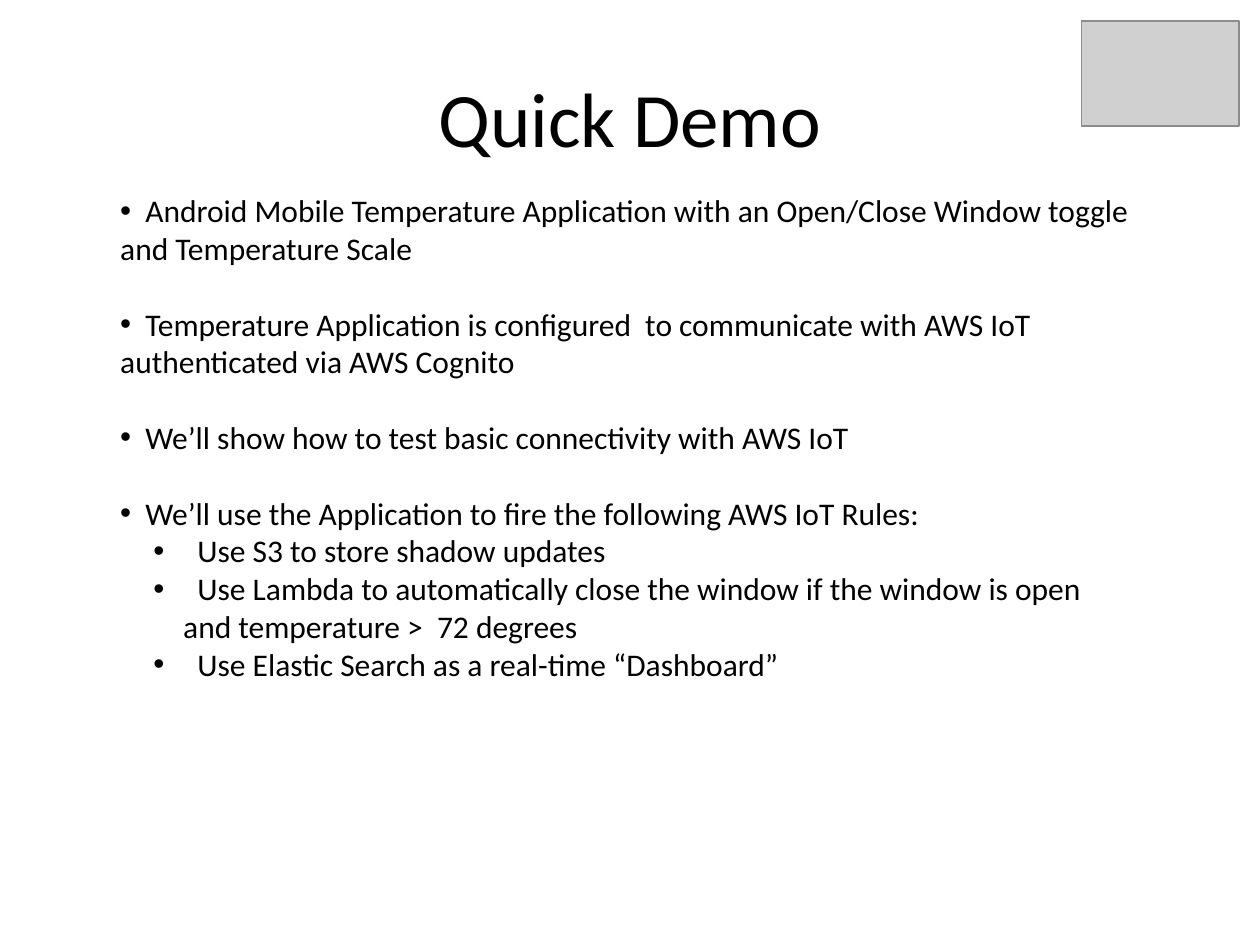
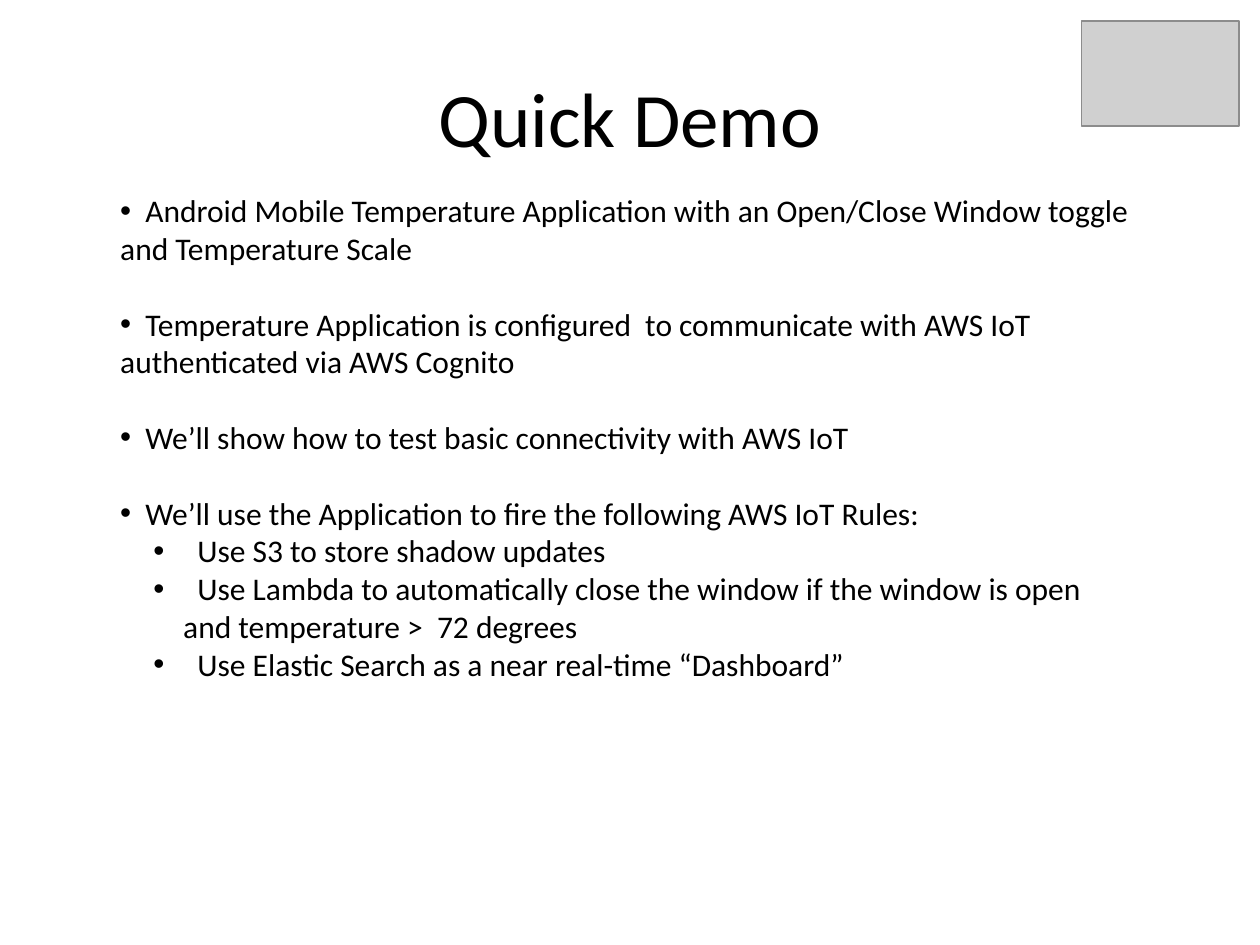
Before and after one commit to kskalvar/AWS-IoT-AndroidStudio, a slide deck: slide 12 of .assets/IoT-QuickStart-with-AWS.pptx. Drawn at 1260x945 pixels with LibreOffice and Linux fonts; fonts in the diff are those of the drawing; grey boxes stand for pictures. Boxes give left, top, right and bottom in pixels: in the first picture for what was removed or moved away, otherwise in the second. Text is boxed around its words. In the diff, an @@ line names an element or a change of style, - is before the commit and + after.

```diff
--- a/.assets/IoT-QuickStart-with-AWS.pptx
+++ b/.assets/IoT-QuickStart-with-AWS.pptx
@@ text at (197, 653, 844, 677): text changed @@
-  • Use Elastic Search as a real-time “Dashboard”
+  • Use Elastic Search as a near real-time “Dashboard”
```
Also in this commit, not shown: 2 other slides changed, 2 other files.
